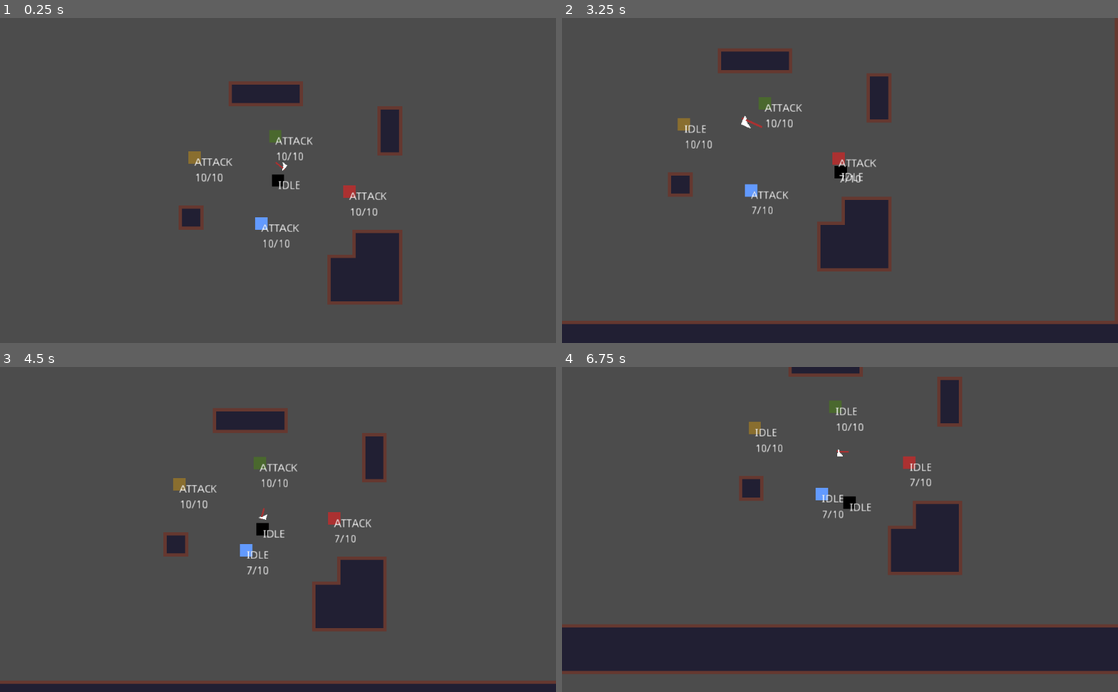
Above: before the commit, frames 1-4 (two rows, left to right).
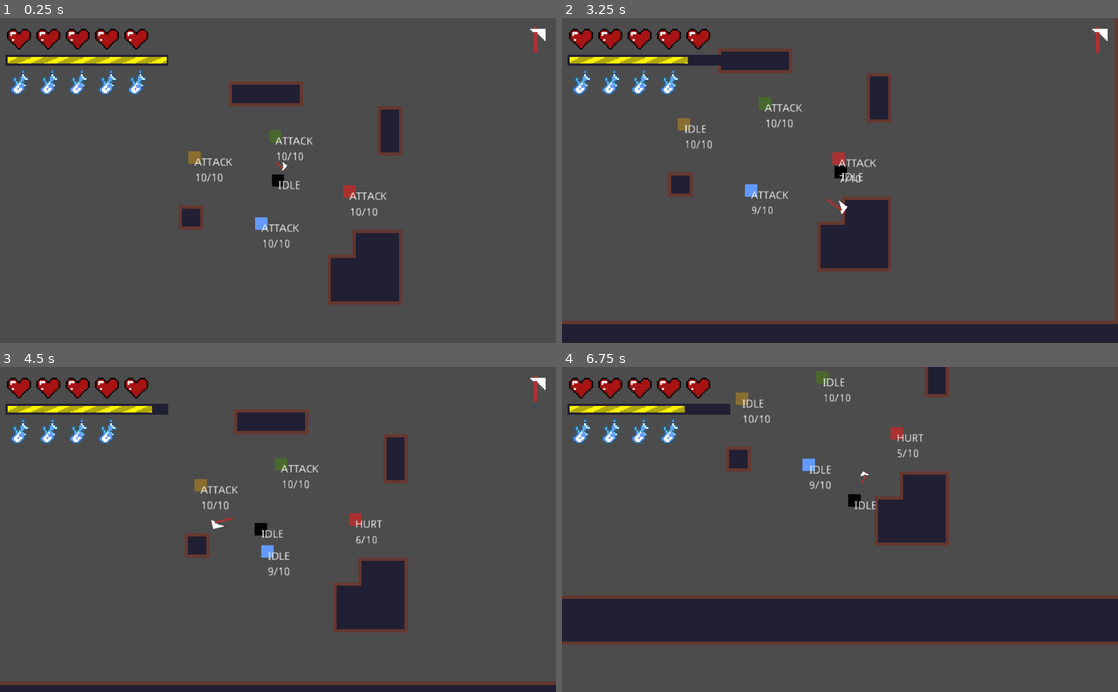
Above: after the commit, the same moments.

Repository: renzoventura/god-of-war
Game: Godot game, scene res://scenes/level/TemplateLevel.tscn
The game is run twice, just before and just after one commit, with the same random seed, the same clock (stepped at 60 frames per second) and the same inputs.
Inputs (mouse positions are in pixels of both pictures, inside the frame that each line leads up to):
- Up to frame 1 (0.25 s): no input
- Up to frame 2 (3.25 s): tap Enter at 0.5 s; move the mouse to (962, 164) at 0.52 s; hold D (right) 0.53-1.28 s; click (962, 164) at 0.6 s; right-click (962, 164) at 0.8 s; move the mouse to (728, 196) at 1.27 s; hold S (down) 1.28-2.03 s; right-click (728, 196) at 1.35 s; click (728, 196) at 1.55 s; move the mouse to (895, 109) at 2.02 s; hold D (right) 2.03-2.78 s; click (895, 109) at 2.1 s; right-click (895, 109) at 2.3 s; move the mouse to (812, 245) at 2.77 s; hold W (up) from 2.78 s (still down); tap Space (dash) at 2.85 s; click (812, 245) at 3.05 s
- Up to frame 3 (4.5 s): move the mouse to (444, 578) at 3.52 s; release W (up) at 3.53 s; hold A (left) from 3.53 s (still down); right-click (444, 578) at 3.6 s; move the mouse to (111, 480) at 4.27 s; click (111, 480) at 4.35 s
- Up to frame 4 (6.75 s): move the mouse to (867, 529) at 5.02 s; release A (left) at 5.03 s; hold S (down) 5.03-5.78 s; right-click (867, 529) at 5.1 s; move the mouse to (756, 448) at 5.77 s; hold D (right) 5.78-6.53 s; click (756, 448) at 5.85 s; move the mouse to (962, 513) at 6.52 s; hold W (up) from 6.53 s (still down); tap Space (dash) at 6.6 s

The runs differ from the first frame. In frame 1, 2.8% of the frame differs, in the area x 1-99%, y 2-24%; in frame 2, 2.7%; in frame 3, 9.4%; in frame 4, 29%, in the area x 0-100%, y 0-95%.

Commit message:
Create game gui

Diff:
--- a/scenes/enemy/Enemy.gd
+++ b/scenes/enemy/Enemy.gd
@@ -61,9 +61,10 @@
 	pass
 
 func hit(damage):
-	state = HURT
-	staggerTimer.start()
-	health -= damage
+	if(state != FROZEN):
+		state = HURT
+		staggerTimer.start()
+		health -= damage
 	if(health <= 0):
 		queue_free()
 
@@ -72,15 +73,18 @@
 	if (area.name == "SwordArea" and state != HURT):
 		if(area.get_parent().is_flying()):
 			hit(thrown_damage)
+			toggle_frozen(true)
+		elif(area.get_parent().is_returning()):
+			hit(thrown_damage)
 		else:
 			hit(swing_damage)
 
-func toggle_frozen():
-#	print("TOGGLED")
-	isFrozen = !isFrozen;
+func toggle_frozen(value):
+	isFrozen = value;
 	if(isFrozen):
 		state = FROZEN
 	else:
+		staggerTimer.start()
 		state = IDLE
 
 func _on_DectectionZone_body_entered(body):
@@ -98,4 +102,5 @@
 #	print("State is hurt")
 
 func _on_StaggerTime_timeout():
-	state = IDLE
+	if(state != FROZEN):
+		state = IDLE
--- /dev/null
+++ b/scenes/level/AxeTexture.tscn
@@ -0,0 +1,18 @@
+[gd_scene load_steps=2 format=2]
+
+[ext_resource path="res://assets/player/axe.png" type="Texture" id=1]
+
+[node name="AxeTexture" type="TextureRect"]
+anchor_right = 1.0
+anchor_bottom = 1.0
+margin_left = 19.0739
+margin_top = -5.68158
+margin_right = -954.926
+margin_bottom = -555.682
+rect_min_size = Vector2( 50, 50 )
+rect_rotation = 30.9
+texture = ExtResource( 1 )
+expand = true
+__meta__ = {
+"_edit_use_anchors_": false
+}
--- /dev/null
+++ b/scenes/level/GameGUI.gd
@@ -0,0 +1,47 @@
+extends CanvasLayer
+
+onready var livesContainer = $"Control/VBoxContainer/LivesAndAxeContainer/LivesContainer"
+onready var axeContainer = $"Control/VBoxContainer/LivesAndAxeContainer/AxeContainer"
+onready var mana_container = $"Control/VBoxContainer/ManaContainer"
+onready var stamina_meter = $"Control/VBoxContainer/StaminaMeter"
+var heart_pre_load = preload("res://scenes/level/Heart.tscn")
+var mana_preload = preload("res://scenes/level/Mana.tscn")
+var axe_preload  = preload("res://scenes/level/AxeTexture.tscn")
+
+func hide_gui():
+	$Control.visible = false
+
+func show_gui():
+	$Control.visible = true
+
+func _ready():
+	update_lives(5)
+	update_mana(5)
+
+func update_lives(lives):
+	for child in livesContainer.get_children():
+		child.queue_free()
+	for i in range(lives):
+		var lifeInstance = heart_pre_load.instance();
+		lifeInstance.rect_scale = Vector2(5,5)
+		print(lifeInstance.rect_scale)
+		livesContainer.add_child(lifeInstance)
+
+func update_mana(mana):
+	for child in mana_container.get_children():
+		child.queue_free()
+	for i in range(mana):
+		var manaInstance = mana_preload.instance();
+		mana_container.add_child(manaInstance)
+
+func update_axe(axe):
+	print(axe)
+	if(axe):
+		var axeInstance = axe_preload.instance();
+		axeContainer.add_child(axeInstance)
+	else:
+		for child in axeContainer.get_children():
+			child.queue_free()
+
+func update_stamina(value):
+	stamina_meter.value = value
--- /dev/null
+++ b/scenes/level/GameGUI.tscn
@@ -0,0 +1,67 @@
+[gd_scene load_steps=4 format=2]
+
+[ext_resource path="res://scenes/level/GameGUI.gd" type="Script" id=1]
+[ext_resource path="res://assets/level/stamina_bar.png" type="Texture" id=2]
+[ext_resource path="res://assets/level/stamina_bar_empty.png" type="Texture" id=3]
+
+[node name="GUI" type="CanvasLayer" groups=[
+"GUI",
+]]
+script = ExtResource( 1 )
+
+[node name="Control" type="Control" parent="."]
+anchor_right = 1.0
+anchor_bottom = 1.0
+margin_left = 10.0
+margin_top = 10.0
+__meta__ = {
+"_edit_use_anchors_": false
+}
+
+[node name="VBoxContainer" type="VBoxContainer" parent="Control"]
+anchor_right = 1.0
+anchor_bottom = 1.0
+__meta__ = {
+"_edit_use_anchors_": false
+}
+
+[node name="Control2" type="Control" parent="Control/VBoxContainer"]
+margin_right = 2000.0
+__meta__ = {
+"_edit_use_anchors_": false
+}
+
+[node name="LivesAndAxeContainer" type="HBoxContainer" parent="Control/VBoxContainer"]
+margin_top = 4.0
+margin_right = 2000.0
+margin_bottom = 4.0
+custom_constants/separation = 0
+__meta__ = {
+"_edit_use_anchors_": false
+}
+
+[node name="LivesContainer" type="HBoxContainer" parent="Control/VBoxContainer/LivesAndAxeContainer"]
+
+[node name="Expand" type="Control" parent="Control/VBoxContainer/LivesAndAxeContainer"]
+size_flags_horizontal = 2
+size_flags_vertical = 0
+
+[node name="AxeContainer" type="HBoxContainer" parent="Control/VBoxContainer/LivesAndAxeContainer"]
+margin_left = 2000.0
+margin_right = 2000.0
+
+[node name="StaminaMeter" type="TextureProgress" parent="Control/VBoxContainer"]
+margin_top = 8.0
+margin_right = 300.0
+margin_bottom = 28.0
+max_value = 100.0
+texture_under = ExtResource( 3 )
+texture_progress = ExtResource( 2 )
+__meta__ = {
+"_edit_use_anchors_": false
+}
+
+[node name="ManaContainer" type="HBoxContainer" parent="Control/VBoxContainer"]
+margin_top = 32.0
+margin_right = 2000.0
+margin_bottom = 32.0
--- /dev/null
+++ b/scenes/level/Heart.tscn
@@ -0,0 +1,13 @@
+[gd_scene load_steps=2 format=2]
+
+[ext_resource path="res://assets/level/heart.png" type="Texture" id=1]
+
+[node name="Heart" type="TextureRect"]
+margin_right = 50.0
+margin_bottom = 50.0
+rect_min_size = Vector2( 50, 50 )
+texture = ExtResource( 1 )
+expand = true
+__meta__ = {
+"_edit_use_anchors_": false
+}
--- /dev/null
+++ b/scenes/level/Mana.tscn
@@ -0,0 +1,11 @@
+[gd_scene load_steps=2 format=2]
+
+[ext_resource path="res://assets/level/mana.png" type="Texture" id=1]
+
+[node name="Node2D" type="TextureRect"]
+rect_min_size = Vector2( 50, 50 )
+texture = ExtResource( 1 )
+expand = true
+__meta__ = {
+"_edit_use_anchors_": false
+}
--- a/scenes/level/TemplateLevel.tscn
+++ b/scenes/level/TemplateLevel.tscn
@@ -7,6 +7,7 @@
 [ext_resource path="res://scenes/enemy/SwarmEnemy.tscn" type="PackedScene" id=5]
 [ext_resource path="res://scenes/enemy/RangeEnemy.tscn" type="PackedScene" id=6]
 [ext_resource path="res://scenes/enemy/BasherEnemy.tscn" type="PackedScene" id=7]
+[ext_resource path="res://scenes/level/GameGUI.tscn" type="PackedScene" id=8]
 
 [node name="TemplateLevel" type="Node2D"]
 script = ExtResource( 3 )
@@ -33,3 +34,8 @@
 scale = Vector2( 2, 2 )
 z_index = -1
 tile_data = PoolIntArray( -655376, 0, 0, -655375, 0, 1, -655374, 0, 1, -655373, 0, 262146, -655372, 0, 262146, -655371, …(4275 unchanged characters)…
+
+[node name="GUI" type="Node2D" parent="."]
+scale = Vector2( 2, 2 )
+
+[node name="GUI" parent="GUI" instance=ExtResource( 8 )]
--- a/scenes/player/Player.gd
+++ b/scenes/player/Player.gd
@@ -3,10 +3,14 @@
 enum {ATTACK, IDLE, DASH, HURT}
 
 const FRICTION = 0.1
-const DASH_COST = 2
+const DASH_COST = 30
 
 var DASH_TIME = 0.1
 var dash_acc = 0
+var max_stamina = 100
+var stamina = 100
+var recharge_per_timer = 1
+
 var motion = Vector2(0,0)
 var SPEED = 100;
 var MAX_SPEED = 120;
@@ -23,16 +27,16 @@
 onready var staminaChargerTimer = $"StaminaChargerTimer"
 onready var playerStateLabel = $"PlayerState"
 
-var stamina = 5
+
 
 func _ready():
 	staminaChargerTimer.start()
 
 func _process(delta):
+	update_stamina_gui()
 	match state:
 		IDLE:
 			idle()
-
 		DASH:
 			dashing(delta)
 		HURT:
@@ -129,4 +133,8 @@
 
 func _on_StaminaCharger_timeout():
 #	print("recharging")
-	stamina += 1
+	if(max_stamina > stamina):
+		stamina += recharge_per_timer
+
+func update_stamina_gui():
+	get_tree().call_group("GUI", "update_stamina", stamina)
--- a/scenes/player/Player.tscn
+++ b/scenes/player/Player.tscn
@@ -34,6 +34,7 @@
 [node name="DashTimer" type="Timer" parent="."]
 
 [node name="StaminaChargerTimer" type="Timer" parent="."]
+wait_time = 0.08
 
 [node name="PlayerState" type="Label" parent="."]
 margin_right = 40.0
--- a/scenes/player/Sword.gd
+++ b/scenes/player/Sword.gd
@@ -26,6 +26,8 @@
 
 func _ready():
 	mana = recharge_mana_amount
+	get_tree().call_group("GUI", "update_mana", mana)
+	get_tree().call_group("GUI", "update_axe", true)
 	idle_position()
 
 func _physics_process(delta):
@@ -43,6 +45,7 @@
 	if(mana > 0):
 		animationPlayer.play("Swing")
 		mana -= 1
+		get_tree().call_group("GUI", "update_mana", mana)
 #		print(mana)
 
 
@@ -52,6 +55,7 @@
 		attack()
 	elif (Input.is_action_just_pressed("throw") and !is_attacking):
 		flying()
+		get_tree().call_group("GUI", "update_axe", false)
 		swordCollision.disabled = false
 		fly_speed = 20 * 60
 		if(!is_returnable):
@@ -65,7 +69,7 @@
 func retrieve_position():
 	if(Input.is_action_just_pressed("throw") and is_returnable):
 		if(body_sticked_on != null):
-			body_sticked_on.toggle_frozen()
+			body_sticked_on.toggle_frozen(false)
 		body_sticked_on = null
 		state = RETRIEVE
 		fly_speed = 4 * 60
@@ -118,7 +122,7 @@
 	can_return = true
 
 func _on_Area2D_body_entered(body):
-	print(body.name)
+#	print(body.name)
 	if(body.name == "Player" and state == RETRIEVE and is_returnable):
 		body.renew_axe()
 		is_returnable = false
@@ -126,9 +130,8 @@
 	elif (body.get_parent().name == "Enemies" and state == FLY):
 #	elif (body) and state == FLY):
 		body_sticked_on = body
-		body_sticked_on.toggle_frozen()
 		state = STICK
-	elif (body.name == "TileMap" and state != RETRIEVE):
+	elif (body.name == "TileMap" and state != RETRIEVE and state != IDLE):
 		force_retrieve()
 
 func _on_ReturnTimer_timeout():
@@ -136,3 +139,9 @@
 
 func is_flying()->bool:
 	return state == FLY
+
+func is_returning()->bool:
+	return state == RETRIEVE
+
+func is_sticking()->bool:
+	return state == STICK
Binary file added: assets/level/heart.png
Not shown, added: assets/level/heart.png.import
Binary file added: assets/level/mana.png
Not shown, added: assets/level/mana.png.import
Binary file added: assets/level/stamina_bar.png
Not shown, added: assets/level/stamina_bar.png.import
Binary file added: assets/level/stamina_bar_empty.png
Not shown, added: assets/level/stamina_bar_empty.png.import
Not shown: 1 places in scenes/level/TemplateLevel.tscn that only renumber resources
